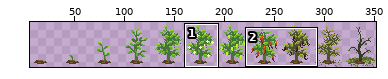
Two states of a sprite sheet, grid_move_sketch/Plants/Pepper.png. The first picture is a wide view before the edit; the outline marks the close-up.
Close-up. Old version:
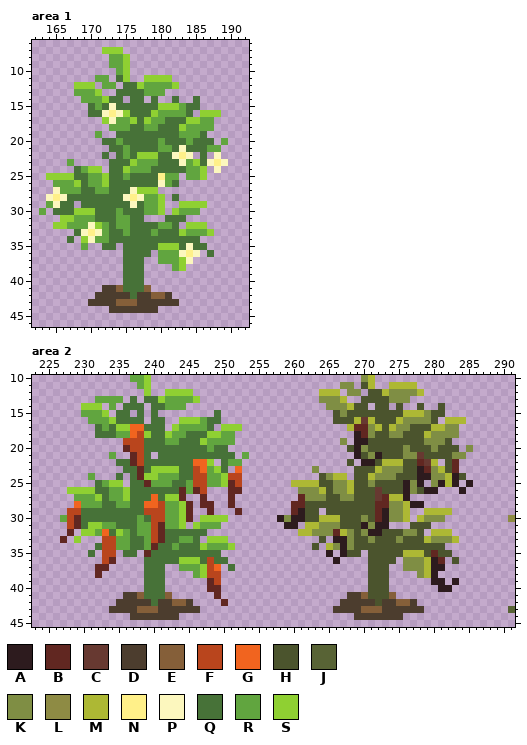
The file is 352x48 pixels. Shown: area 1: x 162..192, y 6..46; area 2: x 223..291, y 10..45. The wide view leaves out empty margins.
Palette (. is transparent): A #2d1b1e  B #612721  C #673931  D #4c3d2e  E #855f39  F #b9451d  G #f1641f  H #4b542d  J #586335  K #7f8e44  L #8e8b44  M #adb834  N #fff089  P #fcf7be  Q #477238  R #61a53f  S #8fd032
The same view after the edit:
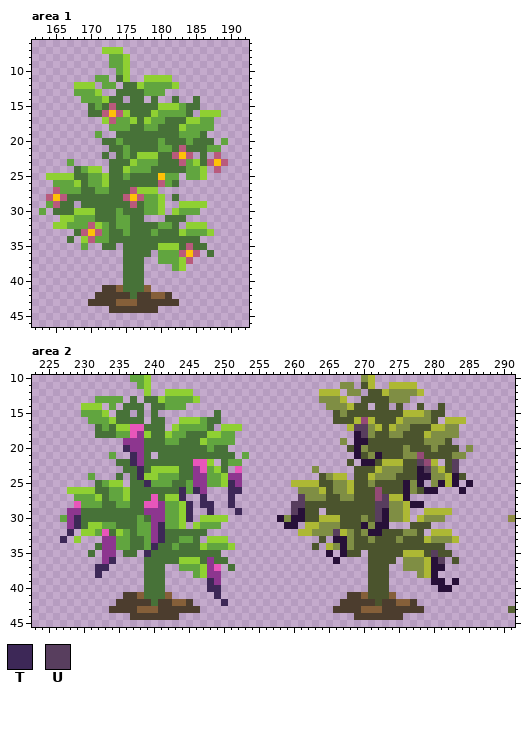
Colours new in this view: T #3d2857  U #583e5e
Diff:
@@ palette @@
-A #2d1b1e
+A #271038
-C #673931
+C #944a76
-F #b9451d
+F #8d368f
-G #f1641f
+G #e856ba
-N #fff089
+N #ffc107
-P #fcf7be
+P #b95a7c
--- area 2
@@ x 223..291 @@
 16 ........RRRSQQQQ.QQ..SSSRQQ................HHHMCMHHHMKKKKH.MMM.......
-17 .........QRQSSGGQQQ.SRRRRQ.SSS...............MBBKMHMKKHHHMMKK........
-18 .........QQQRRGFSQQSRRQQQSSRR.................ABKHHKKHHHMKKKK........
+17 .........QRQSSGGQQQ.SRRRRQ.SSS...............MUUKMHMKKHHHMMKK........
+18 .........QQQRRGFSQQSRRQQQSSRR.................AUKHHKKHHHMKKKK........
 19 .............FFFQQQRRQQQSRRRR...............K.AAHHHHHHHHKKKH.........
-20 .............BFFQQQQQQQQQRQQ.................HAKHHHHHKHHHKHHH.K......
-21 ...........R..BFQ.QQQQQQQQQQQ.R...............AHKAHHHKKCHHHHKK.......
-22 ............QQBFQQQQQQQGGS.QRR...............H.AAHMMMHHBCM.HB........
-23 .............QQBQSSSSQQFGRSQ.G..........K.....HHHMKKKHHABKMHB........
-24 ........R...Q.QBSSRRRQQFFRRSFF...........HKMM.HHMKKKHHHAAKKMAH.......
-25 .........QRSS.QQBRRRQQRFFRRSBF.......MMMMHHKKMHHKHHHHAKA.KAMA.A......
-26 .....SSSSQQRRSQQQQQQQBRBF...BB........KKKMHKKMHHHCHHHAKHAA...A.......
-27 ......RRRSQRRSQQQGQSSB..B...B.........BKKKHHKKHHHCBMMA...............
-28 ......GRRRQQRRQQGGFRRSB.BB..B........BBHHHHHHHHHHBBKKMAA.............
-29 .....FFQQQQQQQQQFFFRRSB..B...B.......BAHH.HHHHHHHBAKKM..MMMM.........
-30 ....RFBQQQQQQQQRQFFRRSB.SSSS.......AKAAHHMMMHHHKHBAKKM.MKKK.........L
-31 .....FBQSSRRQQQRRFBRRS.SRRR.........AA.MMKKKHHHAKAA...HHH............
-32 .....B.SSRGQSRQRRFBQQQQQQ.............MMKKKBMKHKAAHHHKKH.MMM.........
-33 ....B.S...FFRRQQRFBQQRRQ.SSS.............H.AAKHHKHHHKHHHMKKKM........
-34 .........QFFRRQQRBQQRQQQSRRRS...........H.MKAKHHHHHHHHHHHHH..........
-35 ........Q.FF.QQ.BQQQQQQQQQQ...............A.AHH.HHHHHMMMHBHH.........
-36 ..........FB....QQQQQSSSQFQQ...............A....HHHH.KKKMAB.H........
-37 .........BB.....QQQ..RRRSFG.Q...................HHH..KKKMAA..........
-38 .........B......QQQ....RSFF.....................HHH....KMA...........
-39 ................QQQ......BF.....................HHH......AA.A........
-40 ................QQQ......BB.....................HHH.......AA.........
-41 .............DDEQQQE......B..................DDEHHHE.................
-42 ............DDDDDQDDEED....B................DDDDDHDDEED..............
+20 .............TFFQQQQQQQQQRQQ.................HAKHHHHHKHHHKHHH.K......
+21 ...........R..TFQ.QQQQQQQQQQQ.R...............AHKAHHHKKCHHHHKK.......
+22 ............QQTFQQQQQQQGGS.QRR...............H.AAHMMMHHUCM.HU........
+23 .............QQTQSSSSQQFGRSQ.G..........K.....HHHMKKKHHAUKMHU........
+24 ........R...Q.QTSSRRRQQFFRRSFF...........HKMM.HHMKKKHHHAAKKMAH.......
+25 .........QRSS.QQTRRRQQRFFRRSTF.......MMMMHHKKMHHKHHHHAKA.KAMA.A......
+26 .....SSSSQQRRSQQQQQQQTRTF...TT........KKKMHKKMHHHCHHHAKHAA...A.......
+27 ......RRRSQRRSQQQGQSST..T...T.........UKKKHHKKHHHCUMMA...............
+28 ......GRRRQQRRQQGGFRRST.TT..T........UUHHHHHHHHHHUUKKMAA.............
+29 .....FFQQQQQQQQQFFFRRST..T...T.......UAHH.HHHHHHHUAKKM..MMMM.........
+30 ....RFTQQQQQQQQRQFFRRST.SSSS.......AKAAHHMMMHHHKHUAKKM.MKKK.........L
+31 .....FTQSSRRQQQRRFTRRS.SRRR.........AA.MMKKKHHHAKAA...HHH............
+32 .....T.SSRGQSRQRRFTQQQQQQ.............MMKKKUMKHKAAHHHKKH.MMM.........
+33 ....T.S...FFRRQQRFTQQRRQ.SSS.............H.AAKHHKHHHKHHHMKKKM........
+34 .........QFFRRQQRTQQRQQQSRRRS...........H.MKAKHHHHHHHHHHHHH..........
+35 ........Q.FF.QQ.TQQQQQQQQQQ...............A.AHH.HHHHHMMMHUHH.........
+36 ..........FT....QQQQQSSSQFQQ...............A....HHHH.KKKMAU.H........
+37 .........TT.....QQQ..RRRSFG.Q...................HHH..KKKMAA..........
+38 .........T......QQQ....RSFF.....................HHH....KMA...........
+39 ................QQQ......TF.....................HHH......AA.A........
+40 ................QQQ......TT.....................HHH.......AA.........
+41 .............DDEQQQE......T..................DDEHHHE.................
+42 ............DDDDDQDDEED....T................DDDDDHDDEED..............
 43 ...........DDDDEEEDDDDDD...................DDDDEEEDDDDDD............J
